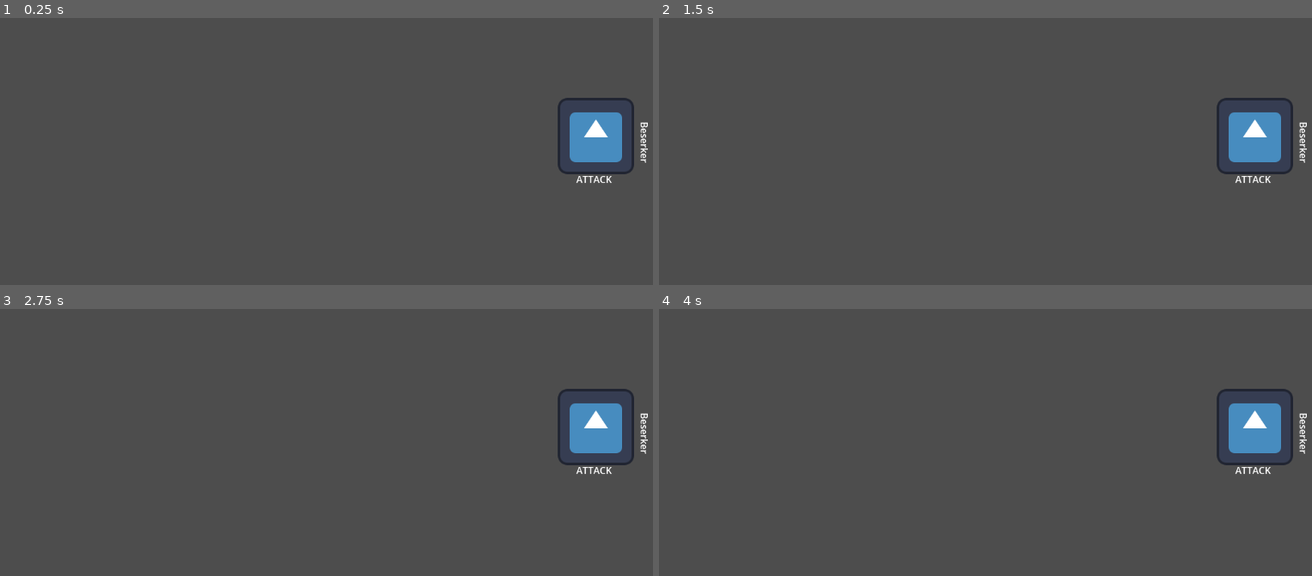
Above: before the commit, frames 1-4 (two rows, left to right).
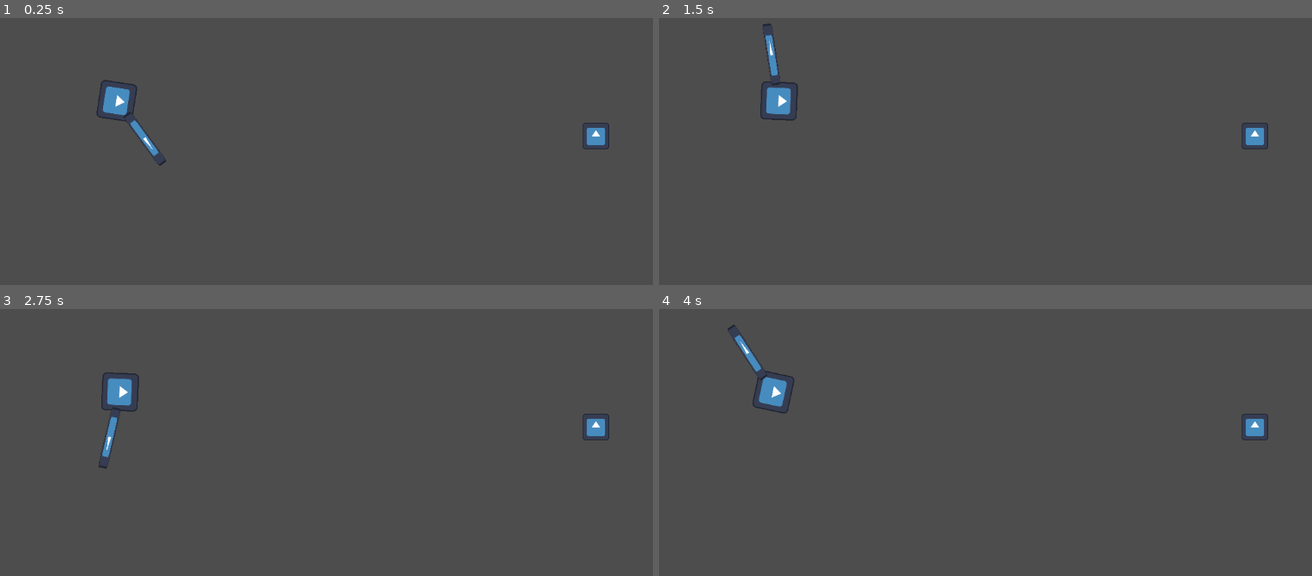
Above: after the commit, the same moments.

Repository: aayushrh/RaidBossGame
Game: Godot game, scene res://World/world.tscn
The game is run twice, just before and just after one commit, with the same random seed, the same clock (stepped at 60 frames per second) and the same inputs. The engine's default icon, where the game draws it, is replaced by a stand-in: a white triangle on a blue panel in a dark square.
Inputs (mouse positions are in pixels of both pictures, inside the frame that each line leads up to):
- Up to frame 1 (0.25 s): no input
- Up to frame 2 (1.5 s): tap Enter at 0.5 s; move the mouse to (1155, 116) at 0.52 s; hold D (right, bound only after the commit) 0.53-1.28 s; tap F (special, bound only after the commit) at 0.6 s; tap Space (ui_select) at 0.77, 0.8, 1.07, 1.35 s; move the mouse to (867, 154) at 1.27 s; hold S (down, bound only after the commit) from 1.28 s (still down)
- Up to frame 3 (2.75 s): tap Space (ui_select) at 1.52, 1.82, 2.3 s; tap F (special, bound only after the commit) at 1.55, 2.1 s; move the mouse to (411, 341) at 2.02 s; release S (down, bound only after the commit) at 2.03 s; hold D (right, bound only after the commit) from 2.03 s (still down)
- Up to frame 4 (4 s): move the mouse to (965, 503) at 2.77 s; release D (right, bound only after the commit) at 2.78 s; hold W (up, bound only after the commit) 2.78-3.53 s; tap F (special, bound only after the commit) at 2.85 s; tap Space (ui_select) at 3.02, 3.32, 3.6, 3.77 s; move the mouse to (1207, 485) at 3.52 s; hold A (left, bound only after the commit) from 3.53 s (still down)

The runs differ from the first frame. In frame 1, 2.7% of the frame differs, in the area x 14-100%, y 23-62%; in frame 2, 2.7%; in frame 3, 2.7%, in the area x 15-100%, y 23-62%; in frame 4, 2.7%.

Commit message:
user added

Diff:
--- a/TeamMind.gd
+++ b/TeamMind.gd
@@ -17,60 +17,59 @@
 	var num = rng.randi_range(1, 4)
 	for i in range(1.0, num + 1):
 		var player = Player.instantiate()
-		var num2 = rng.randi_range(1, 4)
+		var num2 = rng.randi_range(1, 5)
 		if(num2 < i):
 			var num3 = rng.randi_range(0, stypes.size() - 1)
-			player.type = stypes[num3]
-			player.spec = "s"
+			#player.type = stypes[num3]
+			#player.spec = "s"
 		else:
 			var num3 = rng.randi_range(0, atypes.size() - 1)
-			player.type = atypes[num3]
-			player.spec = "a"
+			#player.type = atypes[num3]
+			#player.spec = "a"
 		player.global_position = Vector2(1000, 648*(i-1)/num + 648/(num*2))
-		player.teamM = self
 		add_child(player)
 
-func _process(delta):
-	var team = get_children()
-	if !attacking and !team[0].tired:
-		for j in range(0, chance()):
-			var num1 = rng.randi_range(0, team.size() - 1)
-			team[num1]._attack()
-		for k in range(0, team.size()):
-			if (team[k].state != ATTACK):
-				team[k].state = ALLY
-		attacking = true
+#func _process(delta):
+	#var team = get_children()
+	#if !attacking and !team[0].tired:
+		#for j in range(0, chance()):
+			#var num1 = rng.randi_range(0, team.size() - 1)
+			#team[num1]._attack()
+		#for k in range(0, team.size()):
+			#if (team[k].state != ATTACK):
+				#team[k].state = ALLY
+		#attacking = true
 
-func chance():
-	var sum = 0
-	for i in range(0, get_children().size()):
-		sum += pow(2, i)
-	var num = rng.randi_range(1, sum)
-	if sum == 15:
-		if num <= 8:
-			return 1
-		elif num <= 12:
-			return 2
-		elif num <= 14:
-			return 3
-		else:
-			return 4
-	elif sum == 7:
-		if num <= 4:
-			return 1
-		elif num <= 6:
-			return 2
-		else:
-			return 3
-	elif sum == 3:
-		if num <= 2:
-			return 1
-		else:
-			return 2
-	else:
-		return 1
+#func chance():
+	#var sum = 0
+	#for i in range(0, get_children().size()):
+		#sum += pow(2, i)
+	#var num = rng.randi_range(1, sum)
+	#if sum == 15:
+		#if num <= 8:
+			#return 1
+		#elif num <= 12:
+			#return 2
+		#elif num <= 14:
+			#return 3
+		#else:
+			#return 4
+	#elif sum == 7:
+		#if num <= 4:
+			#return 1
+		#elif num <= 6:
+			#return 2
+		#else:
+			#return 3
+	#elif sum == 3:
+		#if num <= 2:
+			#return 1
+		#else:
+			#return 2
+	#else:
+		#return 1
 
-func attackOver():
-	for i in get_children():
-		i.state = RUN
-		attacking = false
+#func attackOver():
+	#for i in get_children():
+		#i.state = RUN
+		#attacking = false
--- a/World/world.tscn
+++ b/World/world.tscn
@@ -1,7 +1,11 @@
-[gd_scene load_steps=2 format=3 uid="uid://bgs4nmwhs5xtt"]
+[gd_scene load_steps=3 format=3 uid="uid://bgs4nmwhs5xtt"]
 
 [ext_resource type="PackedScene" uid="uid://t47rnf46u4vi" path="res://team_mind.tscn" id="1_yyhln"]
+[ext_resource type="PackedScene" uid="uid://b366bkenmisfq" path="res://user.tscn" id="2_6vh0b"]
 
 [node name="World" type="Node2D"]
 
 [node name="TeamMind" parent="." instance=ExtResource("1_yyhln")]
+
+[node name="player" parent="." instance=ExtResource("2_6vh0b")]
+position = Vector2(196, 265)
--- a/player.gd
+++ b/player.gd
@@ -20,14 +20,5 @@
 	tired = true
 	$Timer2.start(3)
 
-func _process(delta):
-	if state == RUN:
-		$Label.text = "RUN"
-	elif state == ATTACK:
-		$Label.text = "ATTACK"
-	elif state == ALLY:
-		$Label.text = "ALLY"
-	$Label2.text = type
-
 func _on_timer_2_timeout():
 	tired = false
--- a/player.tscn
+++ b/player.tscn
@@ -1,32 +1,9 @@
-[gd_scene load_steps=3 format=3 uid="uid://cuxui73ftvyfp"]
+[gd_scene load_steps=2 format=3 uid="uid://cuxui73ftvyfp"]
 
 [ext_resource type="Texture2D" uid="uid://brgufd781s1l3" path="res://icon.svg" id="1_3erlc"]
-[ext_resource type="Script" path="res://player.gd" id="1_nhs1c"]
 
 [node name="Player" type="CharacterBody2D"]
-script = ExtResource("1_nhs1c")
 
 [node name="Icon" type="Sprite2D" parent="."]
+scale = Vector2(0.35, 0.35)
 texture = ExtResource("1_3erlc")
-
-[node name="Timer" type="Timer" parent="."]
-
-[node name="Label" type="Label" parent="."]
-offset_left = -33.0
-offset_top = 61.0
-offset_right = 57.0
-offset_bottom = 87.0
-text = "dwadaw"
-
-[node name="Timer2" type="Timer" parent="."]
-
-[node name="Label2" type="Label" parent="."]
-offset_left = 93.0
-offset_top = -24.0
-offset_right = 150.0
-offset_bottom = -1.0
-rotation = 1.5708
-text = "djwoja"
-
-[connection signal="timeout" from="Timer" to="." method="_on_timer_timeout"]
-[connection signal="timeout" from="Timer2" to="." method="_on_timer_2_timeout"]
--- a/project.godot
+++ b/project.godot
@@ -14,3 +14,40 @@
 run/main_scene="res://World/world.tscn"
 config/features=PackedStringArray("4.1", "Forward Plus")
 config/icon="res://icon.svg"
+
+[input]
+
+up={
+"deadzone": 0.5,
+"events": [Object(InputEventKey,"resource_local_to_scene":false,"resource_name":"","device":-1,"window_id":0,"alt_pressed":false,"shift_pressed":false,"ctrl_pressed":false,"meta_pressed":false,"pressed":false,"keycode":0,"physical_keycode":87,"key_label":0,"unicode":119,"echo":false,"script":null)
+, Object(InputEventKey,"resource_local_to_scene":false,"resource_name":"","device":-1,"window_id":0,"alt_pressed":false,"shift_pressed":false,"ctrl_pressed":false,"meta_pressed":false,"pressed":false,"keycode":0,"physical_keycode":4194320,"key_label":0,"unicode":0,"echo":false,"script":null)
+]
+}
+down={
+"deadzone": 0.5,
+"events": [Object(InputEventKey,"resource_local_to_scene":false,"resource_name":"","device":-1,"window_id":0,"alt_pressed":false,"shift_pressed":false,"ctrl_pressed":false,"meta_pressed":false,"pressed":false,"keycode":0,"physical_keycode":83,"key_label":0,"unicode":115,"echo":false,"script":null)
+, Object(InputEventKey,"resource_local_to_scene":false,"resource_name":"","device":-1,"window_id":0,"alt_pressed":false,"shift_pressed":false,"ctrl_pressed":false,"meta_pressed":false,"pressed":false,"keycode":0,"physical_keycode":4194322,"key_label":0,"unicode":0,"echo":false,"script":null)
+]
+}
+left={
+"deadzone": 0.5,
+"events": [Object(InputEventKey,"resource_local_to_scene":false,"resource_name":"","device":-1,"window_id":0,"alt_pressed":false,"shift_pressed":false,"ctrl_pressed":false,"meta_pressed":false,"pressed":false,"keycode":0,"physical_keycode":65,"key_label":0,"unicode":97,"echo":false,"script":null)
+, Object(InputEventKey,"resource_local_to_scene":false,"resource_name":"","device":-1,"window_id":0,"alt_pressed":false,"shift_pressed":false,"ctrl_pressed":false,"meta_pressed":false,"pressed":false,"keycode":0,"physical_keycode":4194319,"key_label":0,"unicode":0,"echo":false,"script":null)
+]
+}
+right={
+"deadzone": 0.5,
+"events": [Object(InputEventKey,"resource_local_to_scene":false,"resource_name":"","device":-1,"window_id":0,"alt_pressed":false,"shift_pressed":false,"ctrl_pressed":false,"meta_pressed":false,"pressed":false,"keycode":0,"physical_keycode":68,"key_label":0,"unicode":100,"echo":false,"script":null)
+, Object(InputEventKey,"resource_local_to_scene":false,"resource_name":"","device":-1,"window_id":0,"alt_pressed":false,"shift_pressed":false,"ctrl_pressed":false,"meta_pressed":false,"pressed":false,"keycode":0,"physical_keycode":4194321,"key_label":0,"unicode":0,"echo":false,"script":null)
+]
+}
+special={
+"deadzone": 0.5,
+"events": [Object(InputEventKey,"resource_local_to_scene":false,"resource_name":"","device":-1,"window_id":0,"alt_pressed":false,"shift_pressed":false,"ctrl_pressed":false,"meta_pressed":false,"pressed":false,"keycode":0,"physical_keycode":70,"key_label":0,"unicode":102,"echo":false,"script":null)
+]
+}
+attack={
+"deadzone": 0.5,
+"events": [Object(InputEventKey,"resource_local_to_scene":false,"resource_name":"","device":-1,"window_id":0,"alt_pressed":false,"shift_pressed":false,"ctrl_pressed":false,"meta_pressed":false,"pressed":false,"keycode":0,"physical_keycode":32,"key_label":0,"unicode":32,"echo":false,"script":null)
+]
+}
--- /dev/null
+++ b/user.gd
@@ -0,0 +1,40 @@
+extends CharacterBody2D
+
+@export var ACCELERATION = 40
+@export var FRICK = 0.9
+var playing = false
+var swang = false
+
+func movement(delta):
+	var input_vector = Vector2.ZERO
+	input_vector.x = Input.get_action_strength("right") - Input.get_action_strength("left")
+	input_vector.y = Input.get_action_strength("down") - Input.get_action_strength("up")
+	input_vector = input_vector.normalized()
+	if input_vector != Vector2.ZERO:
+		velocity += input_vector * ACCELERATION
+	velocity *= FRICK
+	move_and_slide()
+
+	var disp = get_global_mouse_position() - global_position
+	rotation_degrees = atan2(disp.y, disp.x) * 180/PI + 90
+
+func playanimation(input,animation):
+	if(Input.is_action_just_pressed(input)):
+		$AnimationPlayer.play(animation)
+		playing = true
+
+func _physics_process(delta):
+	if(!swang):
+		playanimation("attack","swing")
+		playanimation("special","area_sweep")
+	else:
+		playanimation("ui_select","reverse_swing")
+
+	if(!playing):
+		movement(delta)
+
+
+
+func _on_animation_player_animation_finished(anim_name):
+	swang = anim_name == "swing"
+	playing = false
--- /dev/null
+++ b/user.tscn
@@ -0,0 +1,120 @@
+[gd_scene load_steps=10 format=3 uid="uid://b366bkenmisfq"]
+
+[ext_resource type="Texture2D" uid="uid://brgufd781s1l3" path="res://icon.svg" id="1_gcv7b"]
+[ext_resource type="Script" path="res://user.gd" id="1_kvxxb"]
+
+[sub_resource type="RectangleShape2D" id="RectangleShape2D_beusy"]
+size = Vector2(120, 125)
+
+[sub_resource type="CapsuleShape2D" id="CapsuleShape2D_lcyq7"]
+radius = 66.0
+height = 132.0
+
+[sub_resource type="Animation" id="Animation_17tkw"]
+length = 0.001
+tracks/0/type = "value"
+tracks/0/imported = false
+tracks/0/enabled = true
+tracks/0/path = NodePath("swordpivot:rotation")
+tracks/0/interp = 1
+tracks/0/loop_wrap = true
+tracks/0/keys = {
+"times": PackedFloat32Array(0),
+"transitions": PackedFloat32Array(1),
+"update": 0,
+"values": [0.785398]
+}
+
+[sub_resource type="Animation" id="Animation_i1c7u"]
+resource_name = "area_sweep"
+length = 1.2
+tracks/0/type = "value"
+tracks/0/imported = false
+tracks/0/enabled = true
+tracks/0/path = NodePath("swordpivot:rotation")
+tracks/0/interp = 2
+tracks/0/loop_wrap = true
+tracks/0/keys = {
+"times": PackedFloat32Array(0, 0.2, 0.4, 1, 1.0001, 1.2),
+"transitions": PackedFloat32Array(1, 1, 1, 1, 1, 1),
+"update": 0,
+"values": [0.785398, 1.8326, 1.8326, -7.06858, -7.06858, -5.49779]
+}
+
+[sub_resource type="Animation" id="Animation_i4win"]
+resource_name = "reverse_swing"
+length = 0.8
+tracks/0/type = "value"
+tracks/0/imported = false
+tracks/0/enabled = true
+tracks/0/path = NodePath("swordpivot:rotation")
+tracks/0/interp = 2
+tracks/0/loop_wrap = true
+tracks/0/keys = {
+"times": PackedFloat32Array(0, 0.4, 0.6, 0.8),
+"transitions": PackedFloat32Array(1, 1, 1, 1),
+"update": 0,
+"values": [-2.35619, 1.8326, 1.8326, 0.785398]
+}
+
+[sub_resource type="Animation" id="Animation_47fc2"]
+resource_name = "swing"
+length = 0.8
+tracks/0/type = "value"
+tracks/0/imported = false
+tracks/0/enabled = true
+tracks/0/path = NodePath("swordpivot:rotation")
+tracks/0/interp = 2
+tracks/0/loop_wrap = true
+tracks/0/keys = {
+"times": PackedFloat32Array(0, 0.2, 0.4, 0.8),
+"transitions": PackedFloat32Array(1, 1, 1, 1),
+"update": 0,
+"values": [0.785398, 1.8326, 1.8326, -2.35619]
+}
+
+[sub_resource type="AnimationLibrary" id="AnimationLibrary_5nsr6"]
+_data = {
+"RESET": SubResource("Animation_17tkw"),
+"area_sweep": SubResource("Animation_i1c7u"),
+"reverse_swing": SubResource("Animation_i4win"),
+"swing": SubResource("Animation_47fc2")
+}
+
+[node name="player" type="CharacterBody2D"]
+script = ExtResource("1_kvxxb")
+
+[node name="Sprite2D" type="Sprite2D" parent="."]
+position = Vector2(-6.10352e-05, -9.15527e-05)
+scale = Vector2(0.5, 0.48)
+texture = ExtResource("1_gcv7b")
+
+[node name="CollisionShape2D" type="CollisionShape2D" parent="."]
+position = Vector2(-1, -9.53674e-07)
+scale = Vector2(0.5, 0.48)
+shape = SubResource("RectangleShape2D_beusy")
+
+[node name="swordpivot" type="Node2D" parent="."]
+rotation = 0.785398
+
+[node name="sword" type="CharacterBody2D" parent="swordpivot"]
+position = Vector2(-0.473064, -54.0933)
+scale = Vector2(1, 0.9)
+
+[node name="Sprite2D" type="Sprite2D" parent="swordpivot/sword"]
+position = Vector2(0, -28)
+scale = Vector2(0.125, 0.9)
+texture = ExtResource("1_gcv7b")
+
+[node name="CollisionShape2D" type="CollisionShape2D" parent="swordpivot/sword"]
+position = Vector2(0, -28)
+scale = Vector2(0.15, 0.9)
+shape = SubResource("CapsuleShape2D_lcyq7")
+one_way_collision = true
+
+[node name="AnimationPlayer" type="AnimationPlayer" parent="."]
+libraries = {
+"": SubResource("AnimationLibrary_5nsr6")
+}
+
+[connection signal="animation_finished" from="AnimationPlayer" to="." method="_on_animation_player_animation_finished"]
